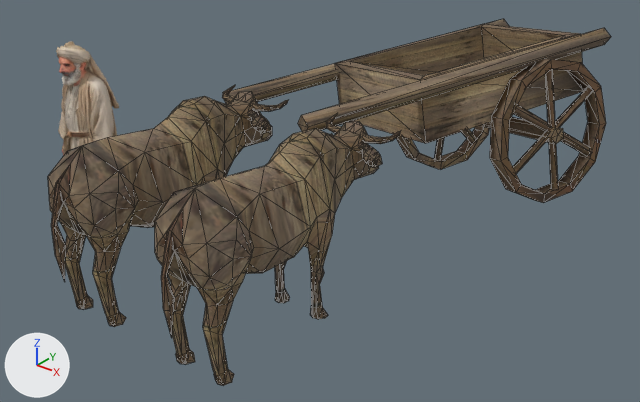
Before and after pictures for a commit that changed the glTF model media/models/wagon.glb.
Both versions are drawn from a 50 mm camera at (4.23, -6.92, 3.65) aimed at (-0.24, -1.33, 0.19). Every picture has the same lights, and +X, +Y and +Z are marked at lower left. The first picture is the older version. Mesh edges are drawn as thin lines on the coarser meshes. Where no turn or scale is listed for an object, it has been applied to the vertices. Vertices at exactly the same position are counted once.

Before the edit, the objects in view are built like this:
```python
mat_material_2 = principled_material('Material_2')
mat_material_2.texture = img_image_2
mat_material_2.roughness = 0.85
me_mesh_0 = bpy.data.meshes.new('Mesh_0')
me_mesh_0.from_pydata(...)  # 181 vertices, 296 faces; spans x -1.36..1.36, y -1.91..1.81, z -0.47..1.25
me_mesh_0.materials.append(mat_material_0)  # picture img_image_0
me_mesh_1 = bpy.data.meshes.new('Mesh_1')
me_mesh_1.from_pydata(...)  # 429 vertices, 838 faces; spans x -0.87..0.87, y -2.79..2.79, z 0.0..3.49
me_mesh_1.materials.append(mat_material_1)  # picture img_image_1
me_mesh_2 = bpy.data.meshes.new('Mesh_2')
me_mesh_2.from_pydata(...)  # 429 vertices, 838 faces; spans x -0.87..0.87, y -2.79..2.79, z 0.0..3.49
me_mesh_2.materials.append(mat_material_2)  # picture img_image_2
me_model = bpy.data.meshes.new('model')
me_model.from_pydata(...)  # 6990 vertices, 14000 faces; spans x -0.37..0.37, y -0.24..0.24, z 0.0..1.74
me_model.materials.append(mat_rodin_body)  # picture img_texture_diffuse
ob_crowd_caravaneer = bpy.data.objects.new('crowd_caravaneer', me_model)
ob_crowd_caravaneer.location = (-1.55, -2.761, 0.0)
ob_mesh_0 = bpy.data.objects.new('Mesh_0', me_mesh_0)
ob_mesh_0.location = (0.0, 0.0, 0.19)
ob_model = bpy.data.objects.new('model', me_mesh_1)
ob_model.location = (-0.55, -2.761, 0.0)
ob_model.scale = (0.4, 0.4, 0.4)
ob_model_001 = bpy.data.objects.new('model.001', me_mesh_2)
ob_model_001.location = (0.55, -2.761, 0.0)
ob_model_001.scale = (0.4, 0.4, 0.4)
```
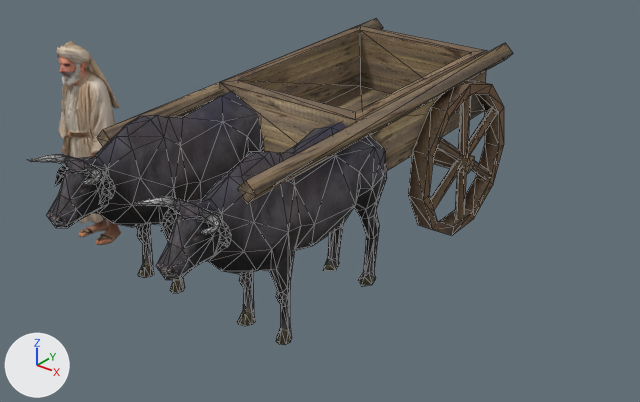
The newer file is also turned or shifted as a whole; pictures and numbers use the older file's frame.

Pixel boxes (x1, y1, x2, y2) of what changed, in the pictures (640 x 402 px; the box of a moved part takes in the faces that stretch with it):
'Mesh_0', reshaped (7% wider)
    before: (224, 19, 611, 203)
    after: (97, 19, 513, 204)
'model.001', surface changed, recoloured, turned
    before: (155, 113, 401, 385)
    after: (134, 122, 387, 345)
'model', recoloured, turned
    before: (48, 85, 288, 327)
    after: (28, 92, 264, 293)
'Mesh_2', added (brown)
    after: (408, 81, 504, 236)
part 1 of me_mesh_0, moved or reshaped
    before: (335, 24, 583, 143)
    after: (220, 25, 487, 171)
part 2 of me_mesh_0, added (brown)
    after: (410, 148, 474, 174)
part 3 of me_mesh_0, moved or reshaped
    before: (298, 28, 611, 131)
    after: (238, 43, 513, 204)
part 4 of me_mesh_0, moved or reshaped
    before: (224, 19, 509, 104)
    after: (97, 19, 383, 147)
part 5 of me_mesh_0, deleted (brown)
    before: (396, 59, 606, 203)

The change, as a list of edits to the scene's bpy script:
```text
Change img_image_2:
    img_image_2: load_image('Image_2', '_unpacked/Image_2', 512, 512, 'sRGB') -> load_image('Image_2', '_unpacked/Image_2', 256, 256, 'sRGB')
Add img_image_4:
    img_image_4 = load_image('Image_4', '_unpacked/Image_4', 512, 512, 'sRGB')
Add img_image_3:
    img_image_3 = load_image('Image_3', '_unpacked/Image_3', 512, 512, 'sRGB')
Change mat_material_2:
    mat_material_2.metallic: 0.0 -> 0.05
Add mat_material_4:
    mat_material_4 = principled_material('Material_4')
    mat_material_4.texture = img_image_4
    mat_material_4.roughness = 0.85
Add mat_material_3:
    mat_material_3 = principled_material('Material_3')
    mat_material_3.texture = img_image_3
    mat_material_3.roughness = 0.85
Change me_mesh_0:
    used by ob_mesh_0; location = (0.0, 0.0, 0.19)
    remove me_mesh_0.from_pydata(...)  # 181 vertices, 296 faces; spans x -1.36..1.36, y -1.91..1.81, z -0.47..1.25
    add me_mesh_0.from_pydata(...)  # 45 vertices, 72 faces; spans x -0.86..0.88, y -3.26..0.13, z 0.36..1.29
    me_mesh_0 part 1: the loose piece of 17 vertices spanning x -0.89..1.11, y -0.76..1.52, z 0.34..1.23 is multiplied about its middle by the matrix ((0.929, -0.338, 0.15), (0.338, 0.941, 0.026), (-0.15, 0.026, 0.988)), then moved by (-0.11, -1.48, 0.17)
    me_mesh_0 part 2: a new loose piece, a 5-sided cylinder along x spanning x -0.86..0.88, y -0.78..-0.62, z 0.36..0.52, in mat_material_0 (picture img_image_0)
    me_mesh_0 part 3: the loose piece of 8 vertices spanning x -0.05..1.22, y -1.91..1.32, z 0.86..1.25 is multiplied about its middle by the matrix ((0.929, -0.338, 0.15), (0.338, 0.941, 0.026), (-0.15, 0.026, 0.988)), then moved by (0.12, -1.28, 0.08)
    me_mesh_0 part 4: the loose piece of 8 vertices spanning x -1.36..-0.09, y -1.42..1.81, z 0.65..1.04 is multiplied about its middle by the matrix ((0.929, -0.338, 0.15), (0.338, 0.941, 0.026), (-0.15, 0.026, 0.988)), then moved by (0.02, -1.75, 0.29)
    me_mesh_0 part 5: 9 loose pieces with 148 vertices, spanning x -0.72..1.36, y -0.17..1.68, z -0.47..1.12, are deleted
Change me_mesh_1:
    where me_mesh_1.from_pydata(...)  # 429 vertices, 838 faces; spans x -0.87..0.87, y -2.79..2.79, z 0.0..3.49
    remove me_mesh_1.materials.append(mat_material_1)  # picture img_image_1
    add me_mesh_1.materials.append(mat_material_3)  # picture img_image_3
Change me_mesh_2:
    where me_mesh_2.from_pydata(...)  # 429 vertices, 838 faces; spans x -0.87..0.87, y -2.79..2.79, z 0.0..3.49
    remove me_mesh_2.materials.append(mat_material_2)  # picture img_image_2
    add me_mesh_2.materials.append(mat_material_4)  # picture img_image_4
Add me_mesh_2_1:
    me_mesh_2_1.from_pydata(...)  # 68 vertices, 112 faces; spans x -0.073..0.073, y -0.671..0.679, z -0.662..0.682
    me_mesh_2_1.materials.append(mat_material_2)  # picture img_image_2
Change ob_model:
    ob_model.rotation_euler: (0.0, 0.0, 0.0) -> (0.0, 0.0, 3.142)  # degrees (0, 0, 0) -> degrees (0, 0, 180)
Change ob_model_001:
    ob_model_001.rotation_euler: (0.0, 0.0, 0.0) -> (0.0, 0.0, 3.142)  # degrees (0, 0, 0) -> degrees (0, 0, 180)
Add ob_mesh_2:
    ob_mesh_2 = bpy.data.objects.new('Mesh_2', me_mesh_2_1)
    ob_mesh_2.location = (0.777, -0.693, 0.662)
```
